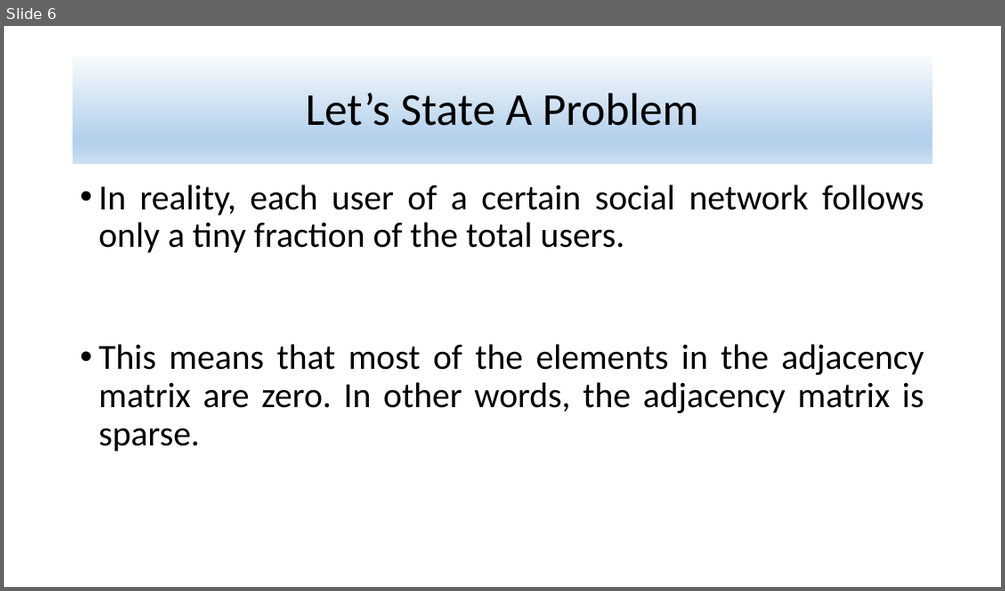
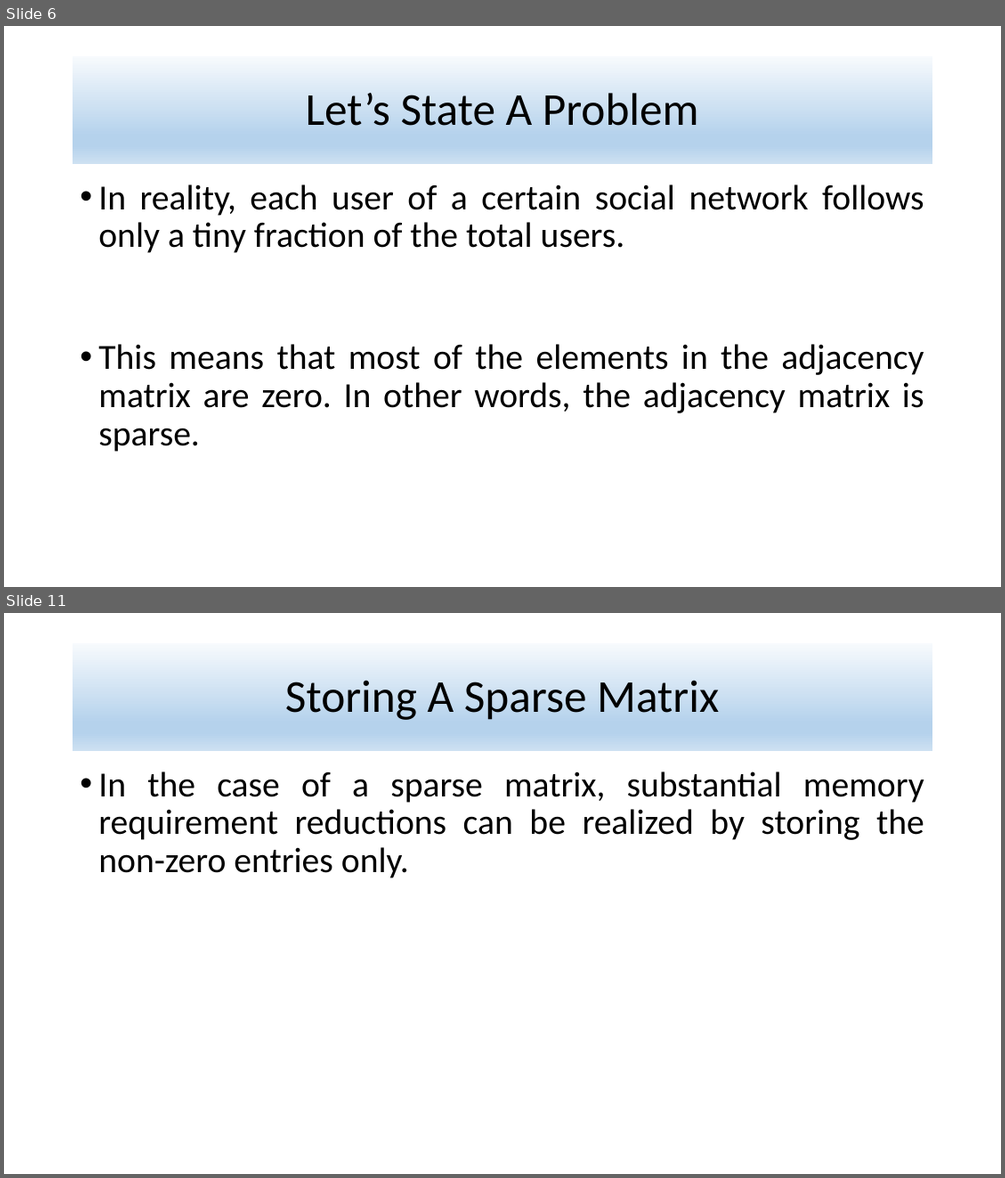
Before and after one commit to alijfri99/presentations, a slide deck: Data Mining Presentation.pptx. Shown one above the other, each under a label of ours: slide 6 before the commit, slides 6 and 11 after it; the slides between them are not shown. The pictures are 1005x591 and 1005x1178 pixels, drawn with LibreOffice and Linux fonts; fonts in the diff are those of the drawing. Boxes give left, top, right and bottom in pixels: in the first picture for what was removed or moved away, otherwise in the second. Text is boxed around its words. In the diff, an @@ line names an element or a change of style, - is before the commit and + after.

```diff
--- a/Data Mining Presentation.pptx
+++ b/Data Mining Presentation.pptx
@@ slide 11 added at box(4, 613, 1001, 1174), background #FFFFFF @@
@@ title added at box(73, 643, 933, 751), fill gradient #F7FAFD to #B5D2EC to #CEE1F2, 44 pt, text #000000 @@
+Storing A Sparse Matrix
@@ text added at box(98, 771, 924, 878), 34 pt, text #000000 @@
+• In the case of a sparse matrix, substantial memory requirement reductions can be realized by storing the non-zero entries only.
```
Also in this commit, not shown: 5 slides changed, 7 other slides added.
